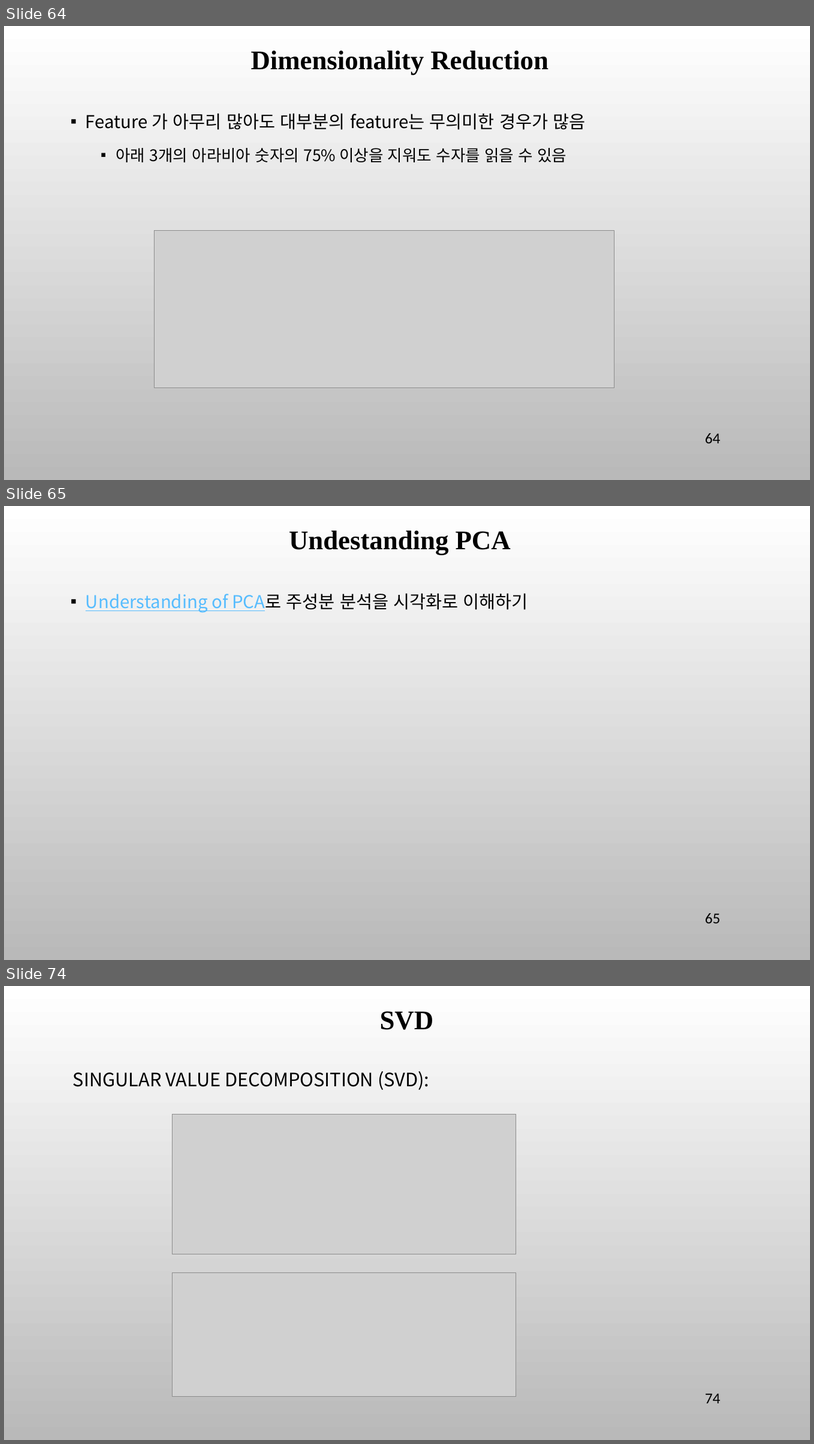
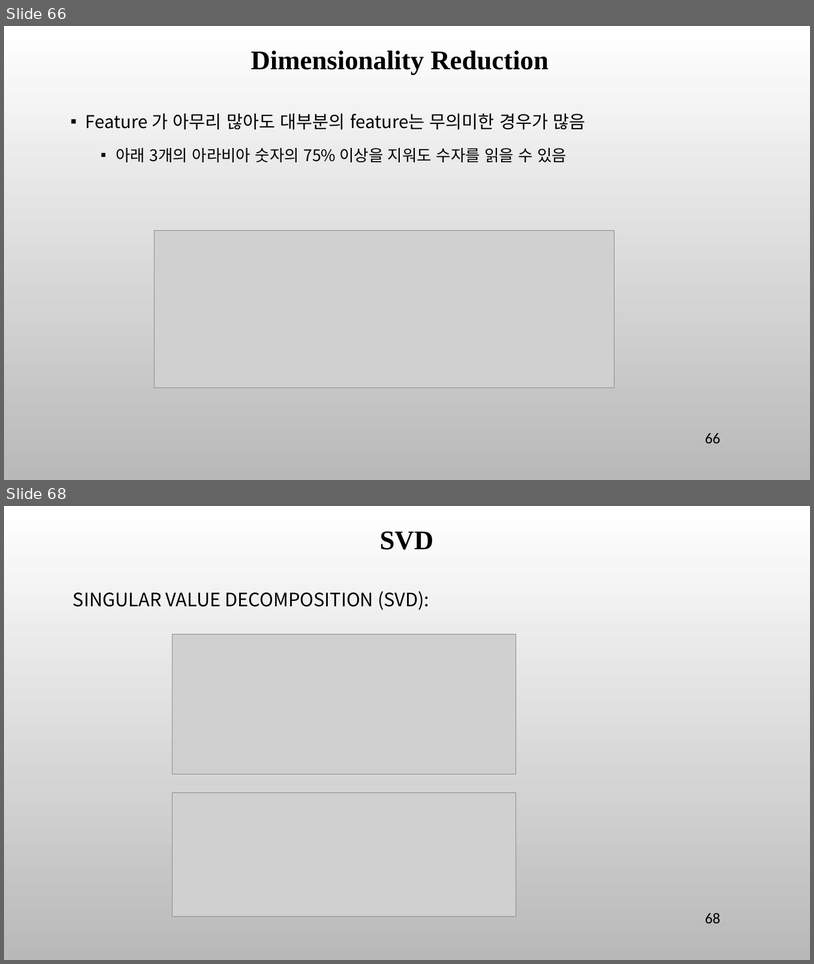
Before and after one commit to ancestor9/mathematics-for-machine-learning, a slide deck: 8_Applications of mathematics.pptx. Shown one above the other, each under a label of ours: slides 64, 65 and 74 before the commit, slides 66 and 68 after it; the slides between them are not shown. The pictures are 814x1444 and 814x964 pixels, drawn with LibreOffice and Linux fonts; fonts in the diff are those of the drawing; grey boxes stand for pictures; background and template pictures are left out. Boxes give left, top, right and bottom in pixels: in the first picture for what was removed or moved away, otherwise in the second. Text is boxed around its words. In the diff, an @@ line names an element or a change of style, - is before the commit and + after.

```diff
--- a/8_Applications of mathematics.pptx
+++ b/8_Applications of mathematics.pptx
@@ slide 65 removed at (4,506,810,960), background picture (left out) @@
@@ text removed at (289,531,511,555) @@
-Undestanding PCA
@@ text removed at (86,593,528,613) @@
-▪ Understanding of PCA로 주성분 분석을 시각화로 이해하기
@@ page number removed at (705,913,721,923) @@
-65
@@ what was slide 64 is now slide 66 @@
@@ page number at (705,433,721,443): text changed @@
-64
+66
@@ what was slide 74 is now slide 68 @@
@@ page number at (705,913,721,923): text changed @@
-74
+68
```
Also in this commit, not shown: 6 slides changed, 3 slides added, 8 other slides removed.
